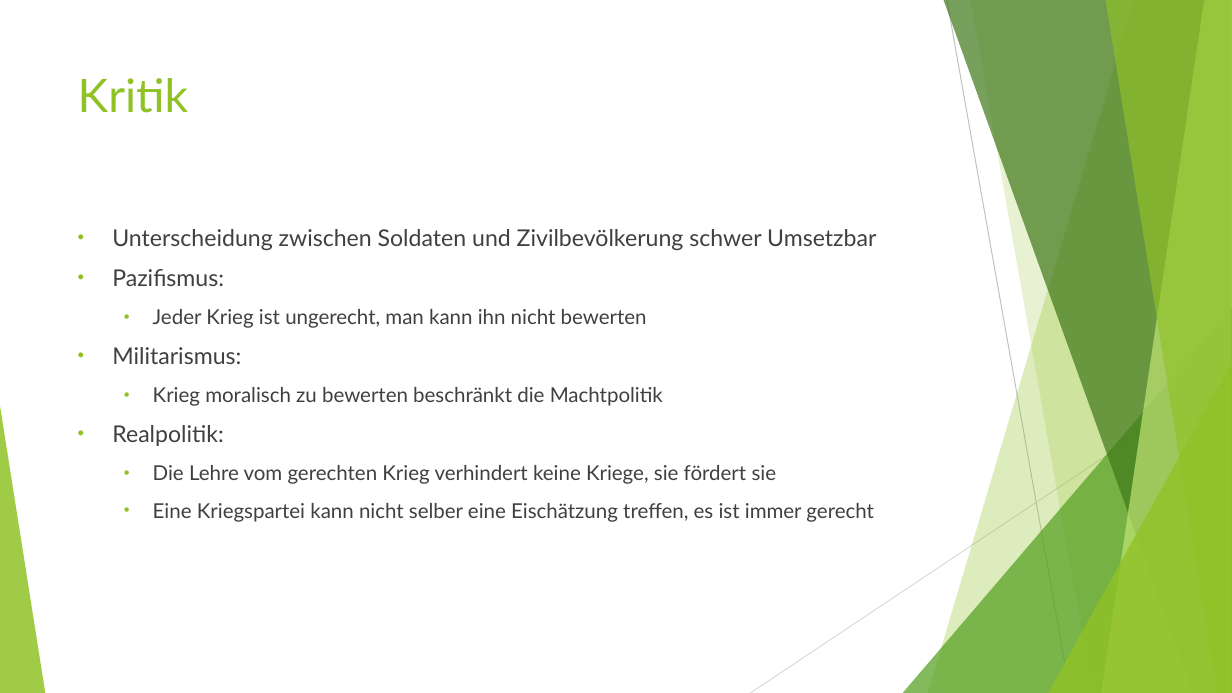
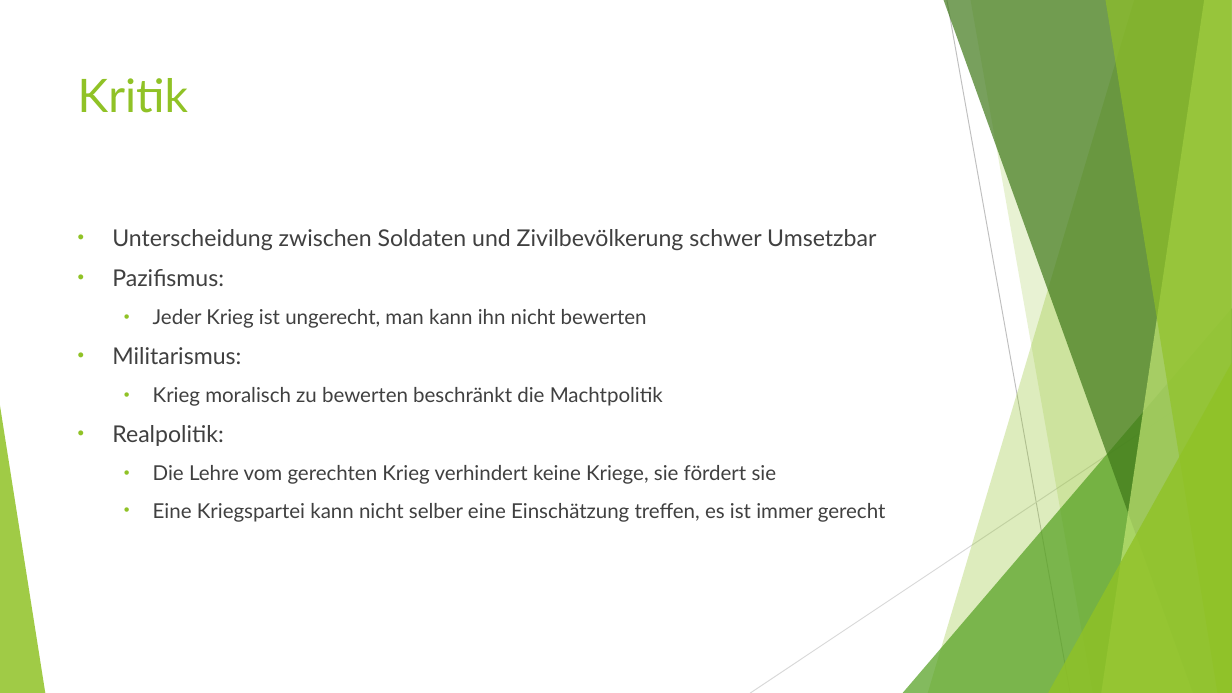
Before and after one commit to DominikEisele/gerechter_Krieg, a slide deck: slide 8 of gerechter_krieg_ethik.pptx. Drawn at 1232x693 pixels with LibreOffice and Linux fonts; fonts in the diff are those of the drawing. Boxes give left, top, right and bottom in pixels: in the first picture for what was removed or moved away, otherwise in the second. Text is boxed around its words. In the diff, an @@ line names an element or a change of style, - is before the commit and + after.

Commit message:
Rechtschreibkorrektur

```diff
--- a/gerechter_krieg_ethik.pptx
+++ b/gerechter_krieg_ethik.pptx
@@ text at <box>153,503,885,522</box>: text changed @@
-  • Eine Kriegspartei kann nicht selber eine Eischätzung treffen, es ist immer gerecht
+  • Eine Kriegspartei kann nicht selber eine Einschätzung treffen, es ist immer gerecht
```
